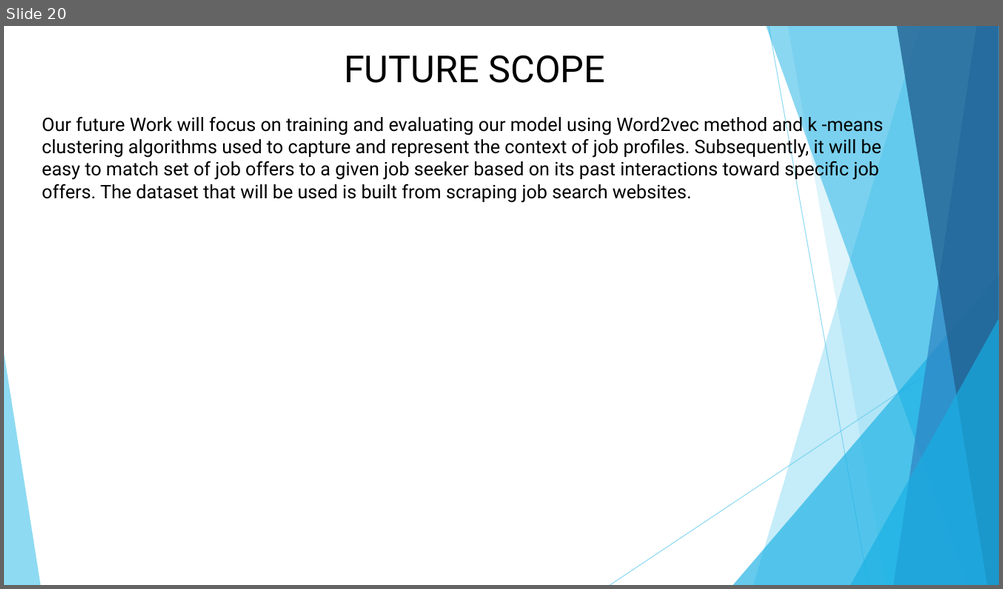
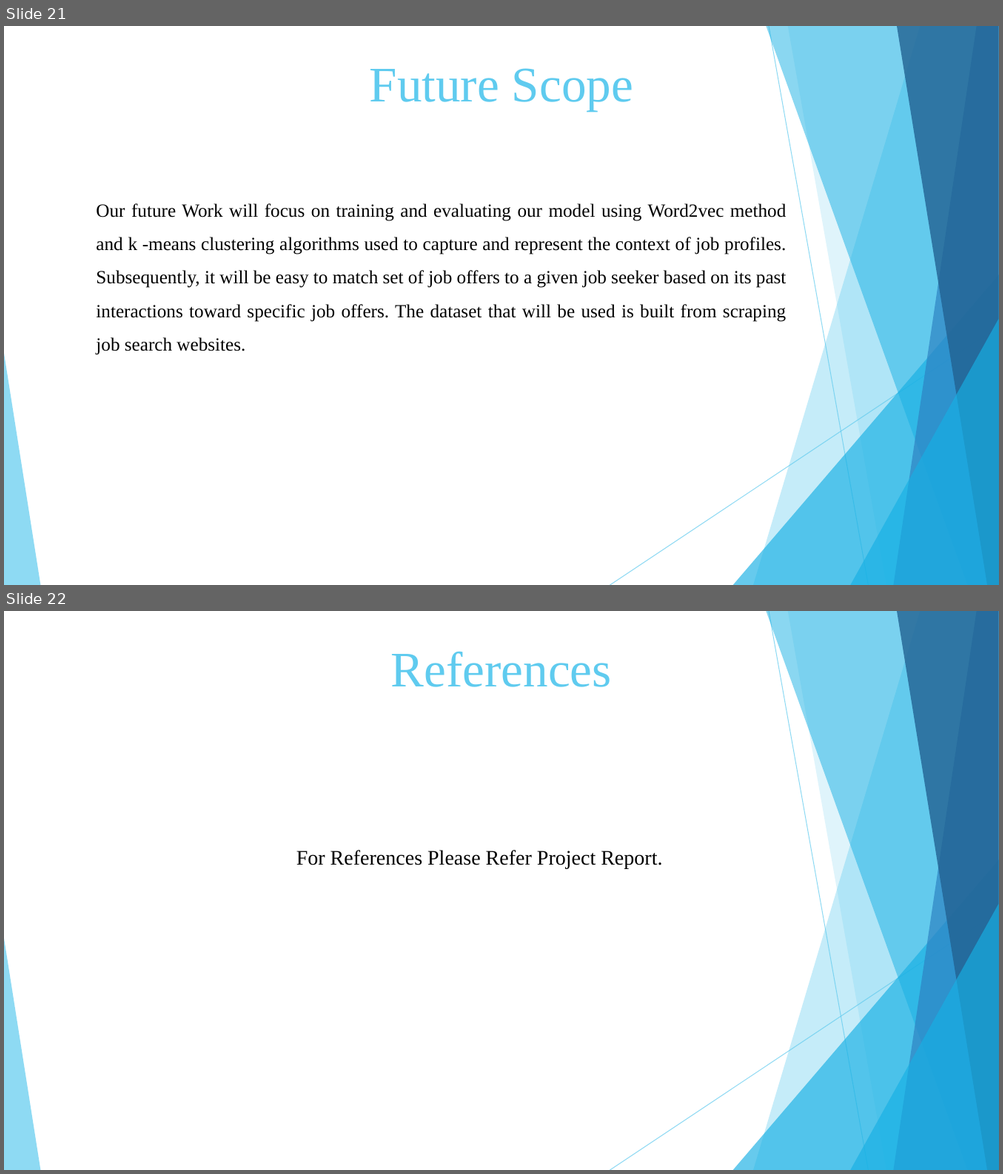
Before and after one commit to Vaibhav-Dharmik/project_reports_final_yr, a slide deck: final_submission_ppt.pptx. Shown one above the other, each under a label of ours: slide 20 before the commit, slides 21 and 22 after it. The pictures are 1003x589 and 1003x1174 pixels, drawn with LibreOffice and Linux fonts; fonts in the diff are those of the drawing. Boxes give left, top, right and bottom in pixels: in the first picture for what was removed or moved away, otherwise in the second. Text is boxed around its words. In the diff, an @@ line names an element or a change of style, - is before the commit and + after.

```diff
--- a/final_submission_ppt.pptx
+++ b/final_submission_ppt.pptx
@@ slide 22 added at bbox=[4, 611, 999, 1170], background #FFFFFF; not listed: 10 template elements that a slide beside it also shows @@
@@ text added at bbox=[391, 651, 612, 687], 48 pt, text #5FCBEF @@
+References
@@ text added at bbox=[296, 850, 662, 869], 20 pt, text #000000 @@
+For References Please Refer Project Report.
@@ what was slide 20 is now slide 21 @@
@@ slide 21 changed as well @@
@@ text at bbox=[344, 55, 605, 83]: paragraph removed @@
-FUTURE SCOPE
@@ text added at bbox=[370, 68, 633, 111], 48 pt, text #5FCBEF @@
+Future Scope
@@ text "Our future Work will focus ...": place and size @@
-text "Our future Work will focus ..." at bbox=[42, 55, 883, 203]
+text "Our future Work will focus ..." at bbox=[96, 204, 786, 355]
@@ text "Our future Work will focus ..." at bbox=[96, 204, 786, 355]: font Roboto to Times New Roman; alignment left to justified; line spacing 1 to 1.5 @@
```
Also in this commit, not shown: 15 other slides changed, 4 other slides added, 3 slides removed, 1 other file.
